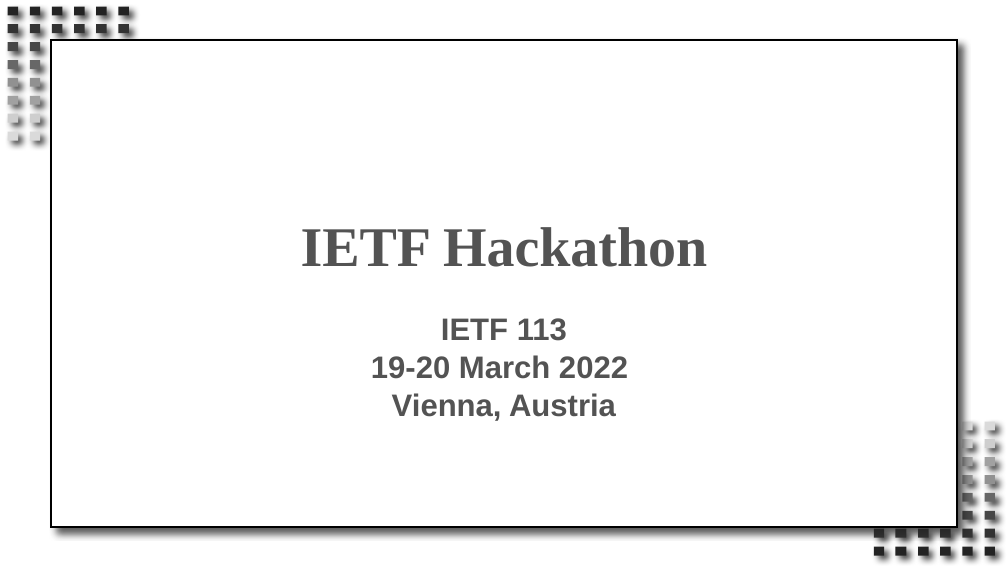
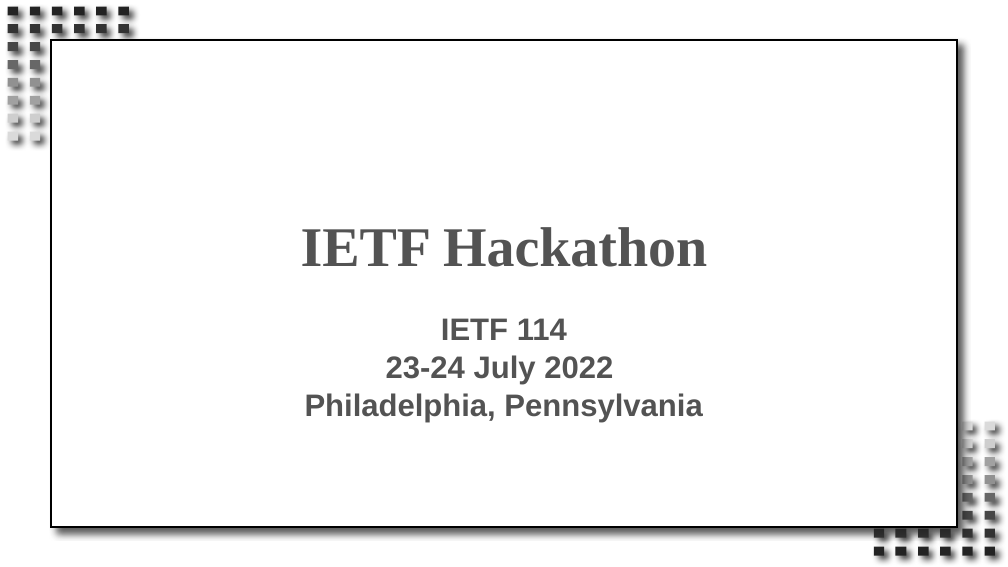
Before and after one commit to IETF-Hackathon/ietf114-project-presentations, a slide deck: slide 1 of hackathon-presentation-template.pptx. Drawn at 1008x567 pixels with LibreOffice and Linux fonts; fonts in the diff are those of the drawing; background and template pictures are left out. Boxes give left, top, right and bottom in pixels: in the first picture for what was removed or moved away, otherwise in the second. Text is boxed around its words. In the diff, an @@ line names an element or a change of style, - is before the commit and + after.

Commit message:
update templates for IETF 114

```diff
--- a/hackathon-presentation-template.pptx
+++ b/hackathon-presentation-template.pptx
@@ subtitle at bbox=[305, 318, 702, 423]: text changed @@
-IETF 113
-19-20 March 2022
-Vienna, Austria
+IETF 114
+23-24 July 2022
+Philadelphia, Pennsylvania
```
Also in this commit, not shown: 1 other file.
